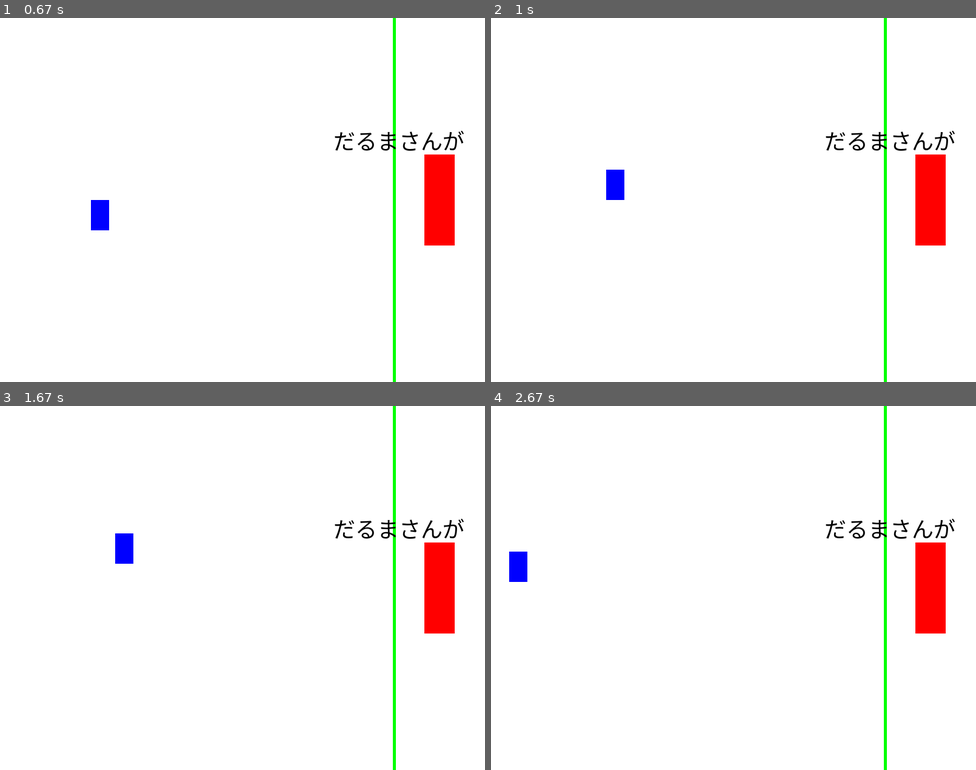
Above: before the commit, frames 1-4 (two rows, left to right).
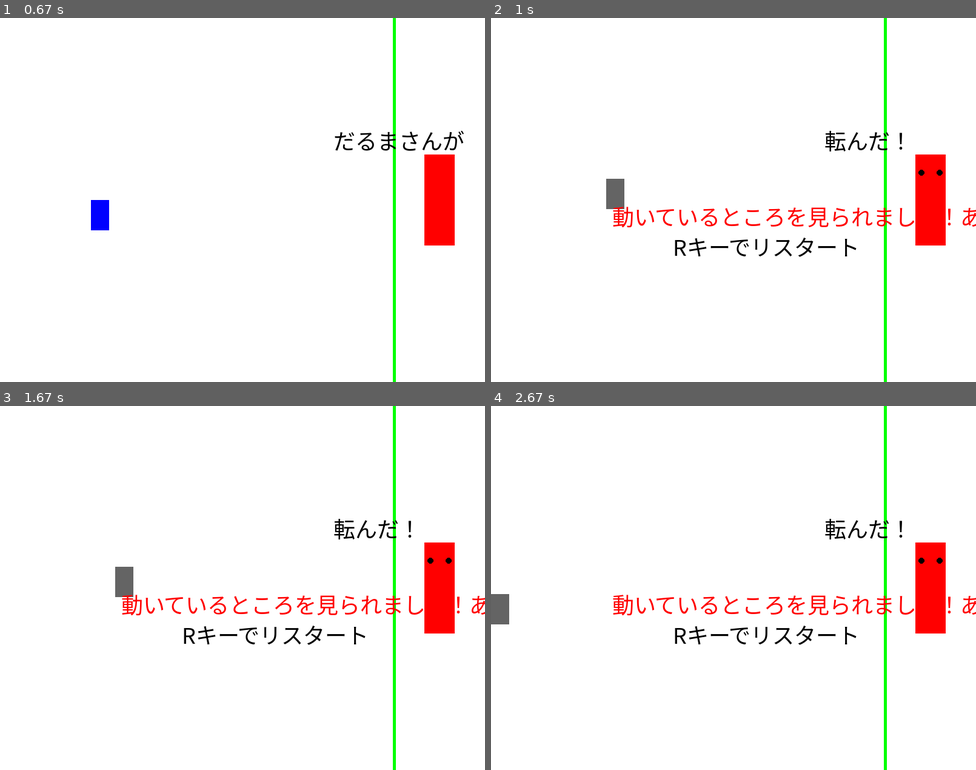
Above: after the commit, the same moments.

Repository: mori-ri/pygame-daruma
Game: pygame game, started from daruma_game.py
The game is run twice, just before and just after one commit, with the same random seed, the same clock (stepped at 60 frames per second) and the same inputs.
Inputs:
- Up to frame 1 (0.67 s): hold Right from 0.33 s (still down)
- Up to frame 2 (1 s): release Right at 0.8 s; hold Up from 0.83 s (still down)
- Up to frame 3 (1.67 s): release Up at 1.13 s
- Up to frame 4 (2.67 s): tap R at 1.67 s; hold Left 2-2.53 s; hold Down from 2.57 s (still down)

Frame 1 is identical in both runs. In frame 2, 2.4% of the frame differs, in the area x 23-100%, y 31-66%; in frame 3, 2.6%; in frame 4, 2.6%, in the area x 0-100%, y 31-66%.

Commit message:
音声ファイルの読み込み機能を追加し、音声再生の管理を実装

Diff:
--- a/daruma_game.py
+++ b/daruma_game.py
@@ -6,6 +6,7 @@
 
 # Pygameの初期化
 pygame.init()
+pygame.mixer.init(frequency=22050, size=-16, channels=2, buffer=512)
 
 # 画面設定
 WIDTH, HEIGHT = 800, 600
@@ -65,6 +66,23 @@
     return pygame.font.Font(None, 36)
 
 font = get_japanese_font()
+
+# 音声ファイルの読み込み
+def load_voice_files():
+    """音声ファイルを読み込む"""
+    voice_files = []
+    for i in range(1, 4):
+        try:
+            voice_file = f"Voice{i}.mp3"
+            sound = pygame.mixer.Sound(voice_file)
+            voice_files.append(sound)
+            print(f"{voice_file} を読み込みました")
+        except Exception as e:
+            print(f"Error loading {voice_file}: {e}")
+    return voice_files
+
+# 音声ファイルを読み込み
+voice_sounds = load_voice_files()
 
 # プレイヤークラス
 class Player:
@@ -109,9 +127,18 @@
         self.color = RED
         self.facing_back = True
         self.turn_timer = 0
-        self.turn_duration = random.uniform(2.0, 5.0)
-        self.back_duration = random.uniform(1.0, 3.0)
         self.saying_text = "だるまさんが"
+
+        # 音声関連
+        self.current_voice = None
+        self.voice_channel = None
+        self.voice_start_time = 0
+        self.voice_duration = 0
+        self.playback_speed = 1.0  # 再生速度
+        self.is_playing_voice = False
+
+        # 次の振り返りまでの時間を設定
+        self.schedule_next_turn()
 
     def draw(self):
         pygame.draw.rect(screen, self.color, (self.x, self.y, self.width, self.height))
@@ -129,18 +156,75 @@
 
         if self.facing_back:
             self.saying_text = "だるまさんが"
-            if self.turn_timer >= self.turn_duration:
+
+            # 音声がまだ再生されていない場合は開始
+            if not self.is_playing_voice and self.turn_timer > 0.1:  # 少し遅延を入れる
+                self.start_voice()
+
+            # 音声が終了したか、時間が経過したら振り返る
+            if (self.is_voice_finished() and self.turn_timer >= self.turn_duration) or \
+               (not voice_sounds and self.turn_timer >= self.turn_duration):
                 self.facing_back = False
                 self.turn_timer = 0
-                self.turn_duration = random.uniform(2.0, 5.0)
                 self.saying_text = "転んだ！"
+                self.stop_voice()
         else:
             self.saying_text = "転んだ！"
             if self.turn_timer >= self.back_duration:
                 self.facing_back = True
                 self.turn_timer = 0
-                self.back_duration = random.uniform(1.0, 3.0)
                 self.saying_text = "だるまさんが"
+                self.schedule_next_turn()  # 次の振り返りをスケジュール
+
+    def schedule_next_turn(self):
+        """次の振り返りタイミングをスケジュール"""
+        if voice_sounds:
+            # ランダムに音声ファイルを選択
+            self.current_voice = random.choice(voice_sounds)
+            # 音声の長さを取得（秒）
+            self.voice_duration = self.current_voice.get_length()
+            # 再生速度をランダムに設定（0.8〜1.2倍）
+            self.playback_speed = random.uniform(0.8, 1.2)
+            # 速度調整後の実際の再生時間
+            self.actual_duration = self.voice_duration / self.playback_speed
+            # 振り返るまでの時間を音声の長さより0.02秒早く設定
+            self.turn_duration = max(0.1, self.actual_duration - 0.02)
+        else:
+            # 音声ファイルがない場合は従来通り
+            self.turn_duration = random.uniform(2.0, 5.0)
+
+        self.back_duration = random.uniform(1.0, 3.0)
+
+    def start_voice(self):
+        """音声再生を開始"""
+        if self.current_voice and voice_sounds:
+            try:
+                # 再生速度を調整して再生
+                # Pygameでは直接速度調整できないので、音声の周波数を調整
+                self.voice_channel = self.current_voice.play()
+                self.voice_start_time = time.time()
+                self.is_playing_voice = True
+                print(f"音声再生開始 - 速度: {self.playback_speed:.2f}x, 長さ: {self.actual_duration:.2f}秒")
+            except Exception as e:
+                print(f"音声再生エラー: {e}")
+
+    def stop_voice(self):
+        """音声再生を停止"""
+        if self.voice_channel and self.voice_channel.get_busy():
+            self.voice_channel.stop()
+        self.is_playing_voice = False
+
+    def is_voice_finished(self):
+        """音声が終了したかチェック"""
+        if not self.is_playing_voice:
+            return True
+
+        if self.voice_channel and not self.voice_channel.get_busy():
+            return True
+
+        # 時間ベースでもチェック
+        elapsed = time.time() - self.voice_start_time
+        return elapsed >= self.actual_duration
 
 # ゲームクラス
 class Game:
@@ -182,6 +266,9 @@
             screen.blit(restart_text, (WIDTH // 2 - 100, HEIGHT // 2 + 50))
 
     def reset(self):
+        # 音声を停止
+        if hasattr(self.daruma, 'stop_voice'):
+            self.daruma.stop_voice()
         self.__init__()
 
     def run(self):
Not shown, added: Voice1.mp3
Not shown, added: Voice2.mp3
Not shown, added: Voice3.mp3
